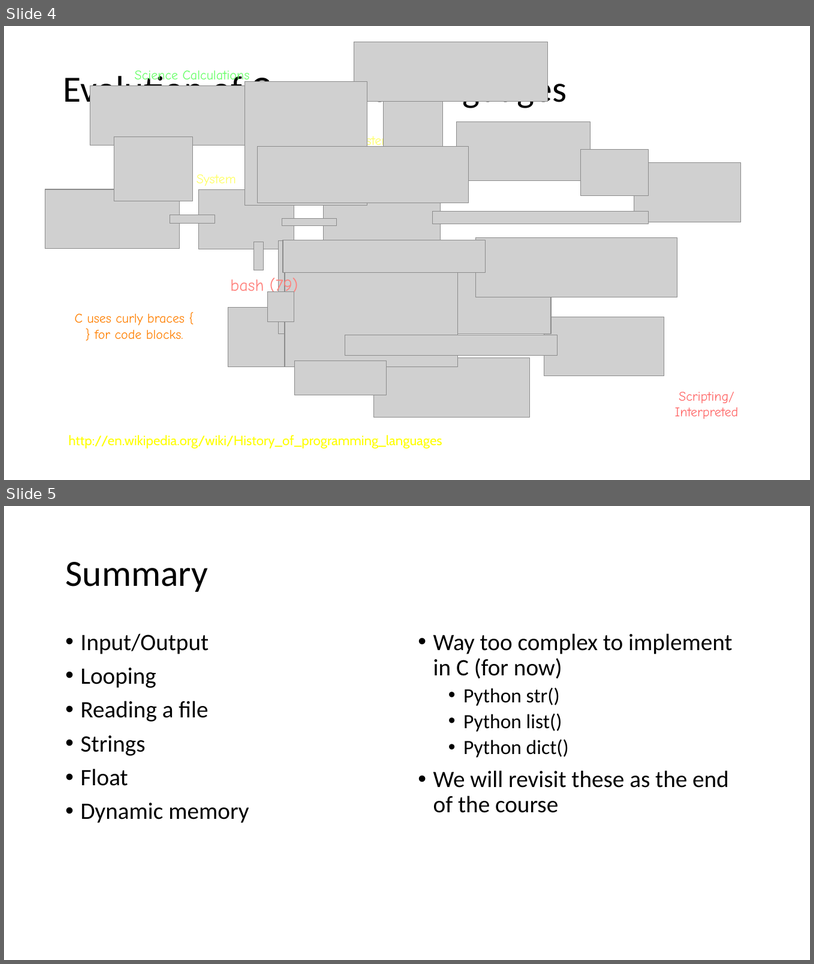
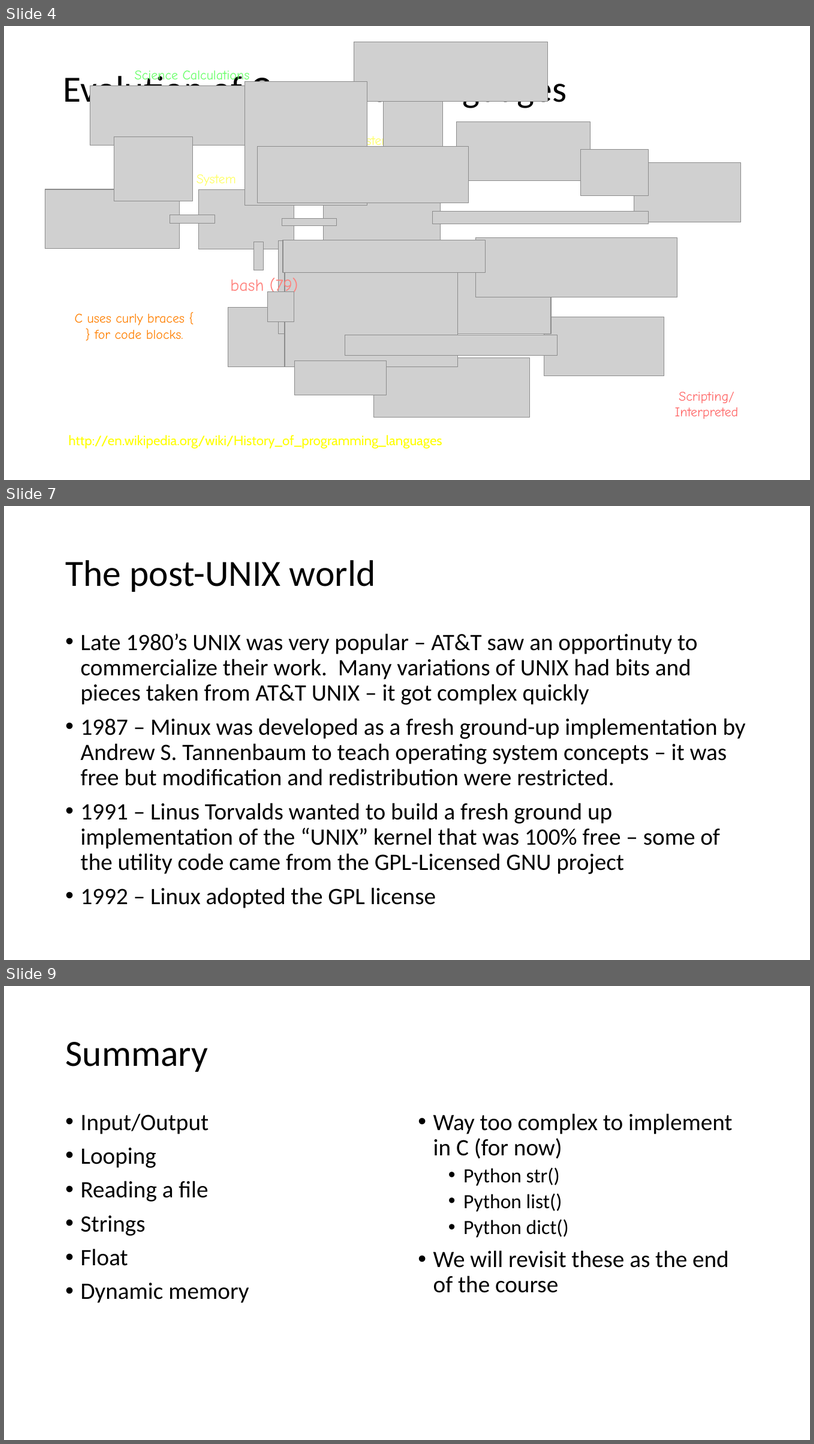
Before and after one commit to csev/cc4e, a slide deck: lectures/CC-01-History.pptx. Shown one above the other, each under a label of ours: slides 4 and 5 before the commit, slides 4, 7 and 9 after it; the slides between them are not shown. The pictures are 814x964 and 814x1444 pixels, drawn with LibreOffice and Linux fonts; fonts in the diff are those of the drawing; grey boxes stand for pictures; background and template pictures are left out. Boxes give left, top, right and bottom in pixels: in the first picture for what was removed or moved away, otherwise in the second. Text is boxed around its words. In the diff, an @@ line names an element or a change of style, - is before the commit and + after.

Commit message:
Updates

```diff
--- a/lectures/CC-01-History.pptx
+++ b/lectures/CC-01-History.pptx
@@ slide 7 added at box(4, 506, 810, 960), background #FFFFFF @@
@@ title added at box(65, 560, 376, 592), 44 pt, text #000000 @@
+The post-UNIX world
@@ text added at box(81, 633, 746, 908), 28 pt, text #000000 @@
+• Late 1980’s UNIX was very popular – AT&T saw an opportinuty to commercialize their work. Many variations of UNIX had bits and pieces taken from AT&T UNIX – it got complex quickly
+• 1987 – Minux was developed as a fresh ground-up implementation by Andrew S. Tannenbaum to teach operating system concepts – it was free but modification and redistribution were restricted.
+• 1991 – Linus Torvalds wanted to build a fresh ground up implementation of the “UNIX” kernel that was 100% free – some of the utility code came from the GPL-Licensed GNU project
+• 1992 – Linux adopted the GPL license
@@ what was slide 5 is now slide 9 @@
```
Also in this commit, not shown: 3 other slides added.
